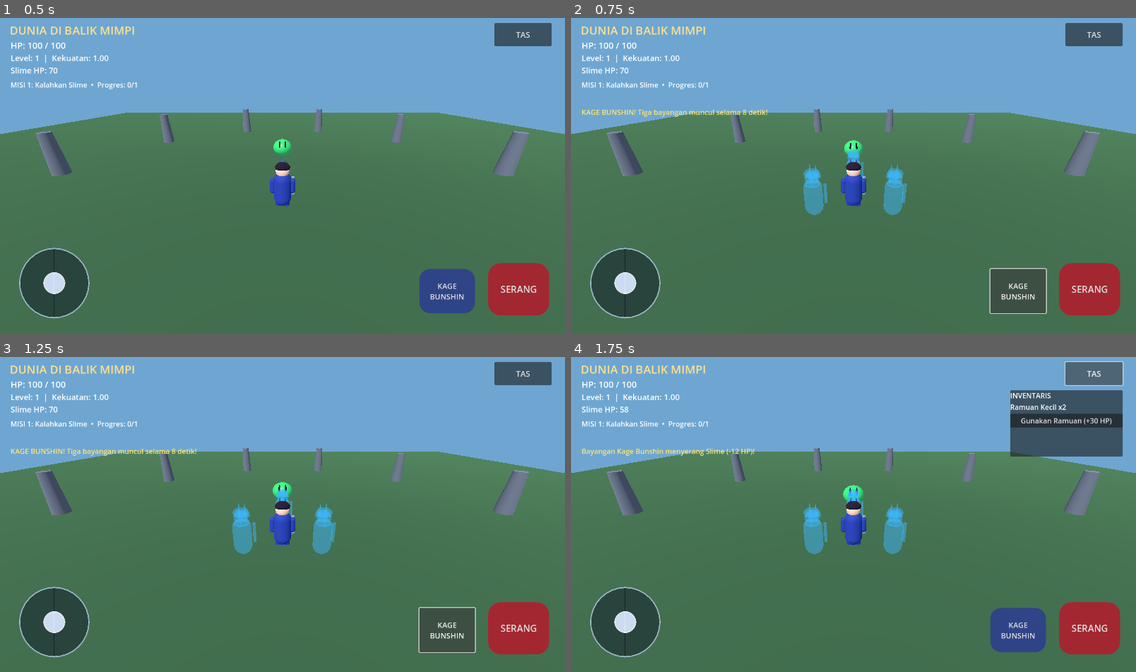
Above: before the commit, frames 1-4 (two rows, left to right).
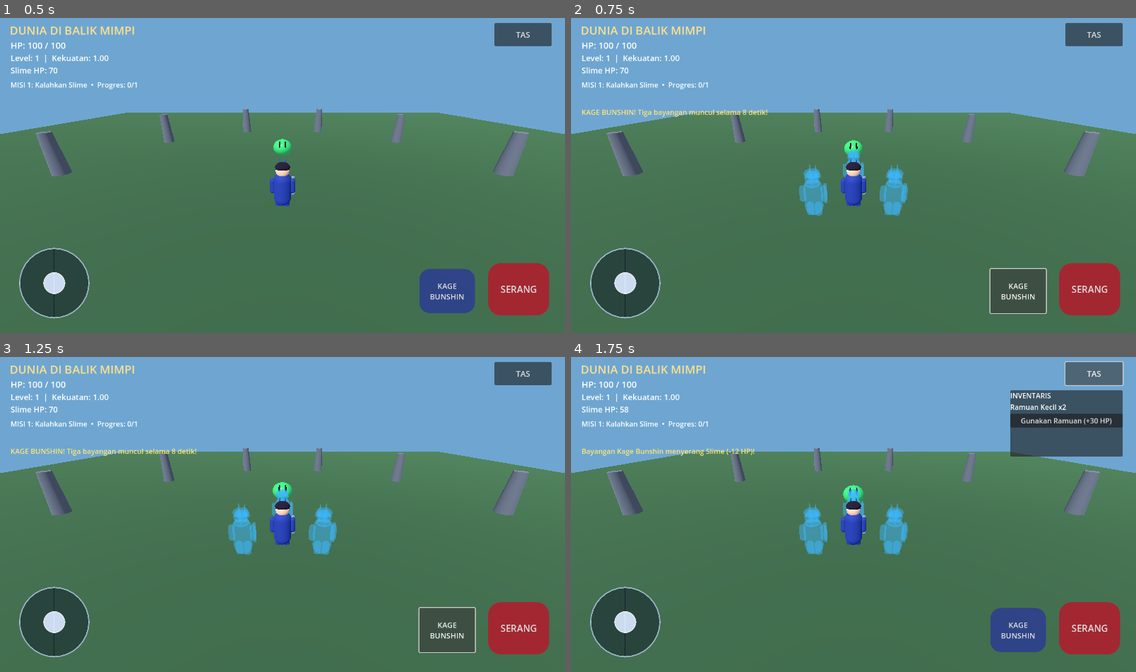
Above: after the commit, the same moments.

Repository: anjingsayang80-ui/Dunia-di-Balik-Mimpi
Game: Godot game, scene res://scenes/main.tscn
The game is run twice, just before and just after one commit, with the same random seed, the same clock (stepped at 60 frames per second) and the same inputs.
Inputs:
- Up to frame 1 (0.5 s): no input
- Up to frame 2 (0.75 s): click "KAGE BUNSHIN" at 0.5 s
- Up to frame 3 (1.25 s): no input
- Up to frame 4 (1.75 s): click "TAS" at 1.25 s

Frame 1 is identical in both runs. In frame 2, 0.5% of the frame differs, in the area x 40-60%, y 46-63%; in frame 3, 0.5%; in frame 4, 0.5%.

Commit message:
Include animated limbs in shadow clones

Diff:
--- a/android-game/scripts/main.gd
+++ b/android-game/scripts/main.gd
@@ -332,6 +332,11 @@
                 var ghost_mesh := child.duplicate() as MeshInstance3D
                 ghost_mesh.material_override = _make_shadow_material()
                 shadow.add_child(ghost_mesh)
+            elif child is Node3D and child != camera_pivot:
+                var ghost_part := child.duplicate() as Node3D
+                for ghost_mesh in ghost_part.find_children("*", "MeshInstance3D", true, false):
+                    ghost_mesh.material_override = _make_shadow_material()
+                shadow.add_child(ghost_part)
         shadow.position = hero.global_position + offsets[i]
         shadow.rotation = hero.rotation
         shadow_clones.append(shadow)
